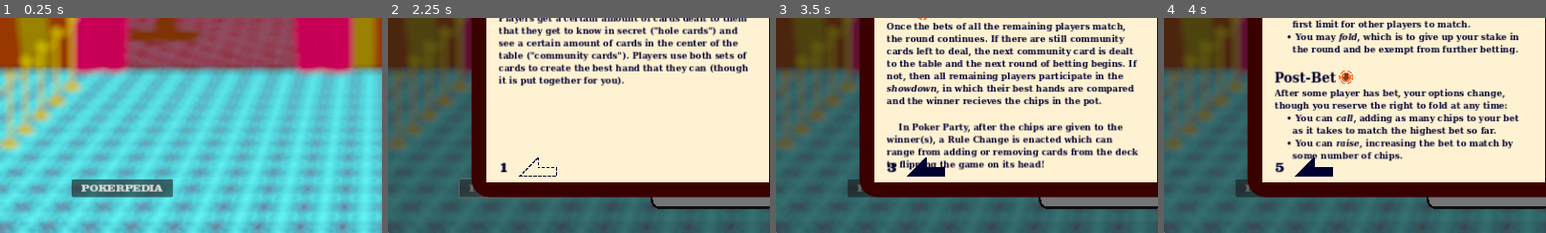
Above: before the commit, frames 1-4 (left to right).
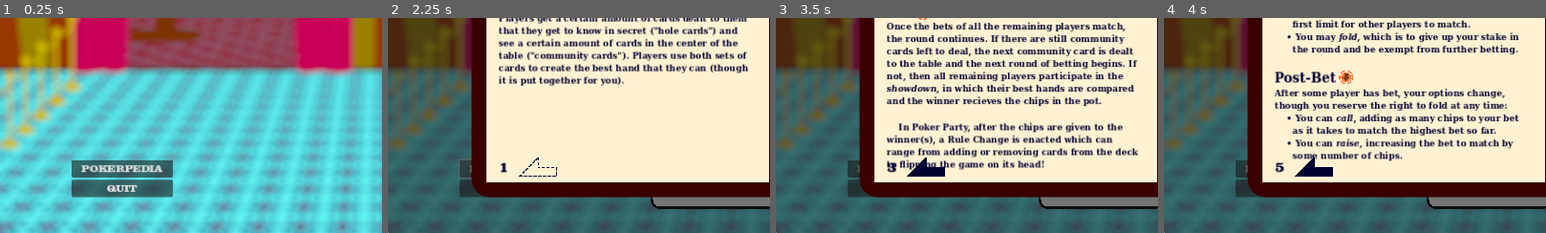
Above: after the commit, the same moments.

Repository: rwilson02/Poker-Party
Game: Godot game, scene res://scenes/Main.tscn
The game is run twice, just before and just after one commit, with the same random seed, the same clock (stepped at 60 frames per second) and the same inputs.
Inputs (mouse positions are % of the whole screen's width and height, from its top left):
- Up to frame 1 (0.25 s): no input
- Up to frame 2 (2.25 s): click (82, 84) at 0.52 s; type "12" at 0.6 s; click (43, 78) at 1.27 s; type "Alex" at 1.35 s; click "POKERPEDIA" at 2 s
- Up to frame 3 (3.5 s): click (80, 85) at 2.75 s
- Up to frame 4 (4 s): click (80, 85) at 3.5 s
The pictures show only the part of the screen within x 0-50%, y 50-100%; the shares and areas given below are measured in that part.

The runs differ from the first frame. In frame 1, 2.8% of the frame differs, in the area x 18-46%, y 66-81%; in frame 2, 0.5%; in frame 3, 0.3%; in frame 4, 0.3%.

Commit message:
add quit button to lobby
like, oops. i always just hit the close button

Diff:
--- a/scenes/Lobby.tscn
+++ b/scenes/Lobby.tscn
@@ -460,18 +460,6 @@
 offset_bottom = 320.0
 grow_vertical = 2
 
-[node name="OpenPokerpedia" type="Button" parent="PlayerSetup"]
-layout_mode = 1
-anchors_preset = 2
-anchor_top = 1.0
-anchor_bottom = 1.0
-offset_left = 20.0
-offset_top = -50.0
-offset_right = 190.0
-offset_bottom = -20.0
-grow_vertical = 0
-text = "POKERPEDIA"
-
 [node name="IDCard" parent="PlayerSetup" instance=ExtResource("3_6nbw5")]
 layout_mode = 1
 anchors_preset = 3
@@ -486,6 +474,25 @@
 grow_horizontal = 0
 grow_vertical = 0
 
+[node name="VBoxContainer" type="VBoxContainer" parent="PlayerSetup"]
+layout_mode = 1
+anchors_preset = 2
+anchor_top = 1.0
+anchor_bottom = 1.0
+offset_left = 20.0
+offset_top = -82.0
+offset_right = 190.0
+offset_bottom = -20.0
+grow_vertical = 0
+
+[node name="OpenPokerpedia" type="Button" parent="PlayerSetup/VBoxContainer"]
+layout_mode = 2
+text = "POKERPEDIA"
+
+[node name="QuitButton" type="Button" parent="PlayerSetup/VBoxContainer"]
+layout_mode = 2
+text = "QUIT"
+
 [node name="Timer" type="Timer" parent="."]
 one_shot = true
 
@@ -493,4 +500,4 @@
 [connection signal="pressed" from="LobbyControls/Control/PreGame/Joining/Join" to="." method="on_join_button"]
 [connection signal="pressed" from="LobbyControls/Control/InGame/StartButton" to="." method="on_start_button"]
 [connection signal="pressed" from="LobbyControls/Control/InGame/CancelButton" to="." method="on_cancel_button"]
-[connection signal="pressed" from="PlayerSetup/OpenPokerpedia" to="." method="show_how_to_play"]
+[connection signal="pressed" from="PlayerSetup/VBoxContainer/OpenPokerpedia" to="." method="show_how_to_play"]
--- a/scripts/lobby.gd
+++ b/scripts/lobby.gd
@@ -19,6 +19,7 @@
 	timer.timeout.connect(timeout)
 	Netgame.players.clear()
 	Rules.reset()
+	$PlayerSetup/VBoxContainer/QuitButton.pressed.connect(func(): get_tree().quit())
 
 func test_start(remaining_players):
 	start_controls.get_node("StartButton").disabled = false if remaining_players >= 2 else true
